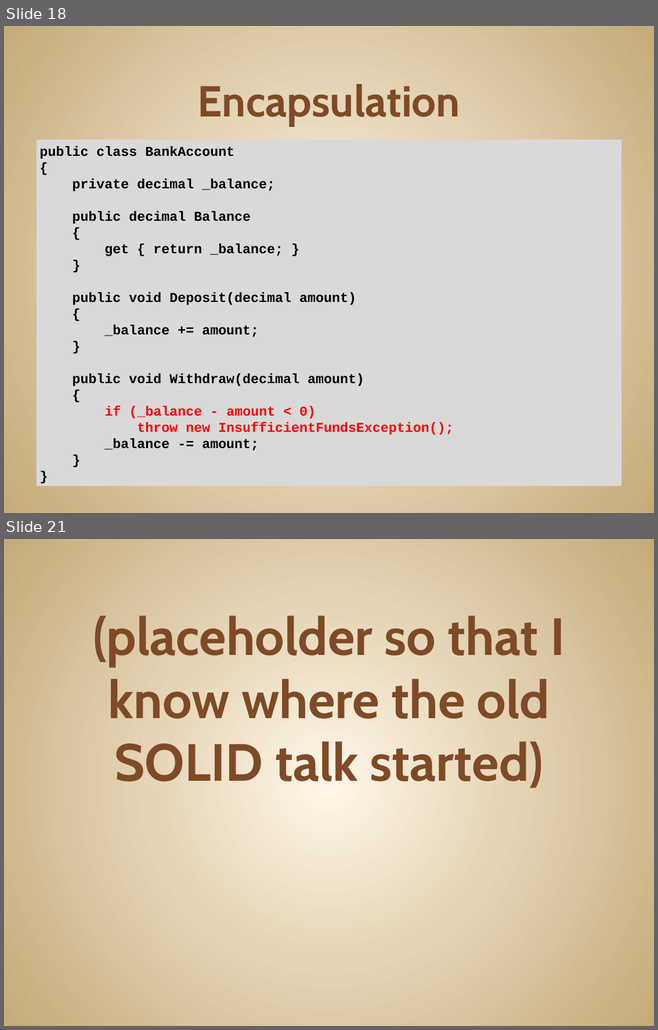
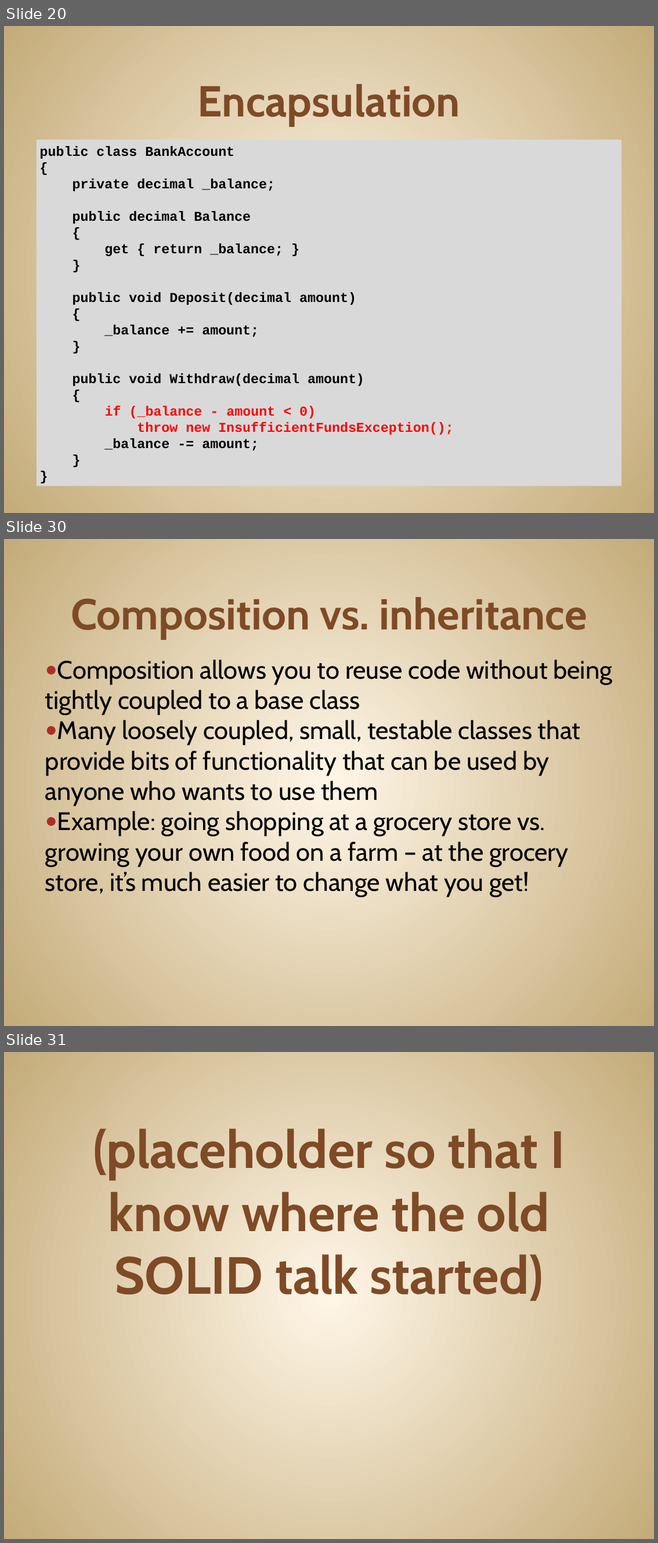
Before and after one commit to JonKruger/oop-solid-sample, a slide deck: slides/OOP-SOLID-CodeMash.pptx. Shown one above the other, each under a label of ours: slides 18 and 21 before the commit, slides 20, 30 and 31 after it; the slides between them are not shown. The pictures are 658x1030 and 658x1543 pixels, drawn with LibreOffice and Linux fonts; fonts in the diff are those of the drawing. Boxes give left, top, right and bottom in pixels: in the first picture for what was removed or moved away, otherwise in the second. Text is boxed around its words. In the diff, an @@ line names an element or a change of style, - is before the commit and + after.

Commit message:
composition vs. inheritance example done

```diff
--- a/slides/OOP-SOLID-CodeMash.pptx
+++ b/slides/OOP-SOLID-CodeMash.pptx
@@ slide 30 added at (x1=4, y1=539, x2=654, y2=1026), background gradient #FFF7E8 to #C4AA7A @@
@@ title added at (x1=71, y1=597, x2=587, y2=639), 48 pt, text #804B26, bold @@
+Composition vs. inheritance
@@ text added at (x1=45, y1=660, x2=612, y2=897), 28 pt, text #000000 @@
+● Composition allows you to reuse code without being tightly coupled to a base class
+● Many loosely coupled, small, testable classes that provide bits of functionality that can be used by anyone who wants to use them
+● Example: going shopping at a grocery store vs. growing your own food on a farm – at the grocery store, it’s much easier to change what you get!
@@ what was slide 18 is now slide 20 @@
@@ what was slide 21 is now slide 31 @@
```
Also in this commit, not shown: 2 slides changed, 9 other slides added.
